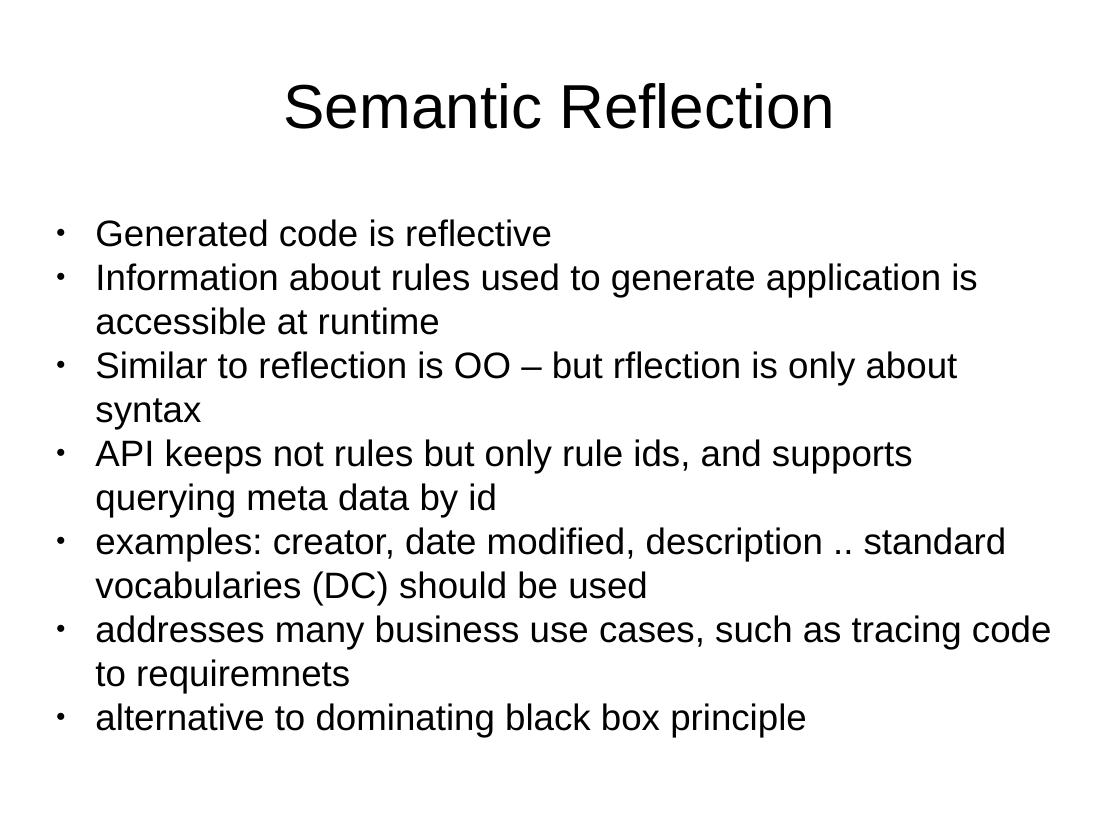
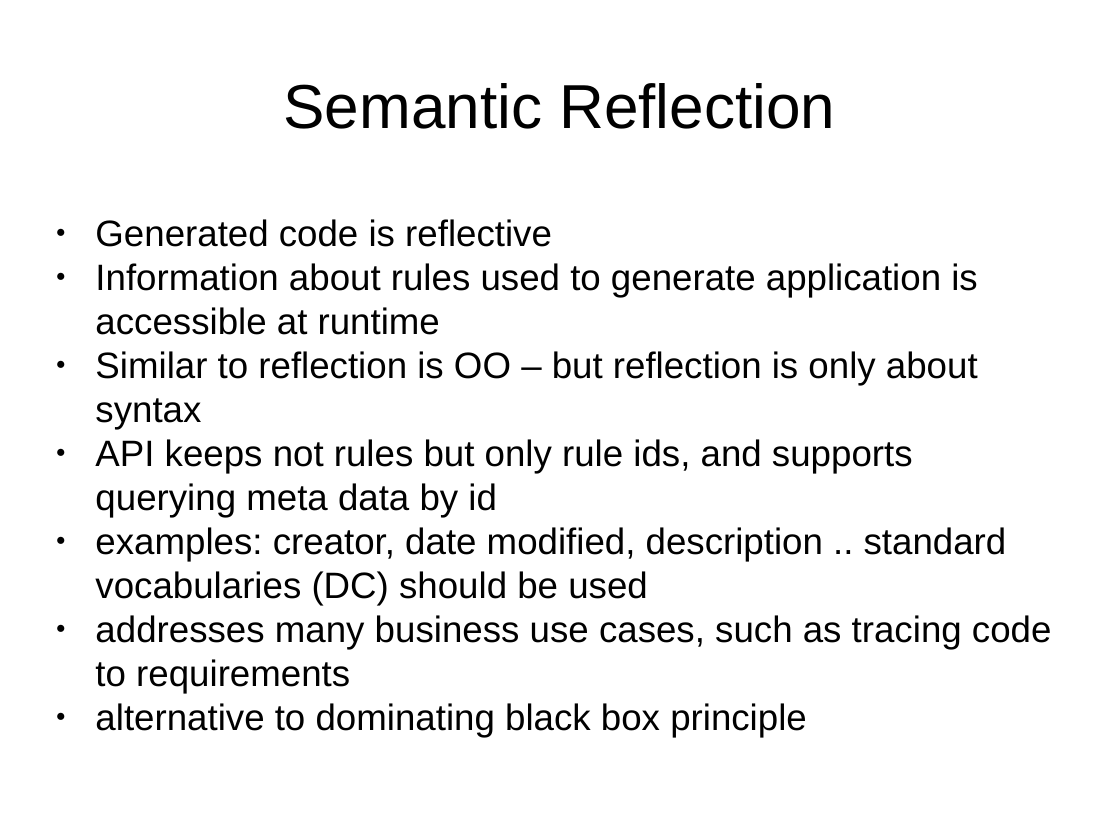
Before and after one commit to Koulio/take, a slide deck: slide 17 of RuleML2007_challenge/presentation/take.odp. Drawn at 1120x840 pixels with LibreOffice and Linux fonts; fonts in the diff are those of the drawing. Boxes give left, top, right and bottom in pixels: in the first picture for what was removed or moved away, otherwise in the second. Text is boxed around its words. In the diff, an @@ line names an element or a change of style, - is before the commit and + after.

```diff
--- a/RuleML2007_challenge/presentation/take.odp
+++ b/RuleML2007_challenge/presentation/take.odp
@@ subtitle at (95,351,978,429): text changed @@
-● Similar to reflection is OO – but rflection is only about syntax
+● Similar to reflection is OO – but reflection is only about syntax
@@ subtitle at (95,615,1052,693): text changed @@
-● addresses many business use cases, such as tracing code to requiremnets
+● addresses many business use cases, such as tracing code to requirements
```
Also in this commit, not shown: 5 other slides changed, 1 other file.
